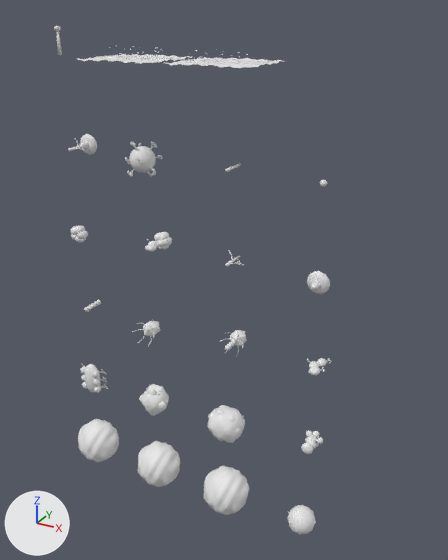
A saved change to the Blender file assets/models/source/biology.blend.
Before and after are seen from a 50 mm lens placed at (17.0, -18.4, 19.1), pointed at (6.4, 0.9, 9.5). The lights are fixed; the arrows at lower left show +X, +Y and +Z. The picture after the commit comes second.

Objects in the first picture: 'bloodstream_background', 'cell_healthy', 'cell_infected', 'cell_neutral', 'cell_replication_node', 'fungal_factory', 'fungal_head', 'fungal_spore', 'growth_tip', 'immune_bomber', 'immune_factory', 'immune_head', 'immune_leukocyte', 'immune_stem', 'tissue_background', 'virus_factory', 'virus_head', 'virus_spike', 'virus_stem', 'virus_virion' and 3 more.
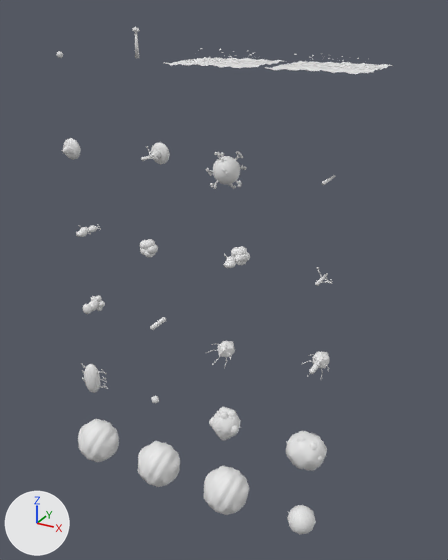
Where the change shows, as pixel boxes (x1, y1, x2, y2) in the pictures (448 x 560 px):
'immune_bomber', moved: before (207, 405, 245, 443); after (286, 431, 327, 471)
'bloodstream_background', moved: before (164, 50, 287, 68); after (265, 53, 393, 74)
'fungal_spore', moved: before (125, 141, 162, 177); after (206, 151, 247, 189)
'tissue_background', moved: before (77, 46, 195, 64); after (164, 48, 287, 68)
'immune_leukocyte', moved: before (139, 384, 169, 416); after (209, 407, 241, 441)
'immune_factory', moved: before (145, 232, 172, 252); after (224, 246, 250, 268)
'fungal_head', moved: before (307, 271, 330, 294); after (62, 138, 81, 160)
'fungal_factory', moved: before (68, 134, 97, 155); after (141, 142, 170, 165)
'virus_factory', moved: before (219, 330, 247, 357); after (302, 351, 329, 378)
'cell_replication_node', moved: before (301, 430, 323, 454); after (82, 295, 105, 314)
'virus_head', moved: before (132, 321, 160, 346); after (207, 341, 235, 368)
'immune_head', moved: before (71, 225, 88, 243); after (140, 239, 158, 258)
'immune_stem', moved: before (307, 358, 331, 375); after (76, 225, 101, 237)
'virus_spike', moved: before (54, 26, 62, 55); after (132, 27, 139, 58)
'virus_stem', moved: before (84, 300, 101, 312); after (150, 317, 166, 330)
'growth_tip', moved: before (320, 179, 327, 187); after (57, 51, 63, 58)

The change, as a list of edits to the scene's bpy script:
```text
Change ob_immune_leukocyte:
    ob_immune_leukocyte.location: (3.5, 0.0, 3.5) -> (7.0, 0.0, 3.5)
Change ob_immune_bomber:
    ob_immune_bomber.location: (7.0, 0.0, 3.5) -> (10.5, 0.0, 3.5)
Change ob_cell_replication_node:
    ob_cell_replication_node.location: (10.5, 0.0, 3.5) -> (0.0, 0.0, 7.0)
Change ob_virus_stem:
    ob_virus_stem.location: (0.0, 0.0, 7.0) -> (3.5, 0.0, 7.0)
Change ob_virus_head:
    ob_virus_head.location: (3.5, 0.0, 7.0) -> (7.0, 0.0, 7.0)
Change ob_virus_factory:
    ob_virus_factory.location: (7.0, 0.0, 7.0) -> (10.5, 0.0, 7.0)
Change ob_immune_stem:
    ob_immune_stem.location: (10.5, 0.0, 7.0) -> (0.0, 0.0, 10.5)
Change ob_immune_head:
    ob_immune_head.location: (0.0, 0.0, 10.5) -> (3.5, 0.0, 10.5)
Change ob_immune_factory:
    ob_immune_factory.location: (3.5, 0.0, 10.5) -> (7.0, 0.0, 10.5)
Change ob_fungal_head:
    ob_fungal_head.location: (10.5, 0.0, 10.5) -> (0.0, 0.0, 14.0)
Change ob_fungal_factory:
    ob_fungal_factory.location: (0.0, 0.0, 14.0) -> (3.5, 0.0, 14.0)
Change ob_fungal_spore:
    ob_fungal_spore.location: (3.5, 0.0, 14.0) -> (7.0, 0.0, 14.0)
Change ob_growth_tip:
    ob_growth_tip.location: (10.5, 0.0, 14.0) -> (0.0, 0.0, 17.5)
Change ob_virus_spike:
    ob_virus_spike.location: (0.0, 0.0, 17.5) -> (3.5, 0.0, 17.5)
Change ob_tissue_background:
    ob_tissue_background.location: (3.5, 0.0, 17.5) -> (7.0, 0.0, 17.5)
Change ob_bloodstream_background:
    ob_bloodstream_background.location: (7.0, 0.0, 17.5) -> (10.5, 0.0, 17.5)
```
